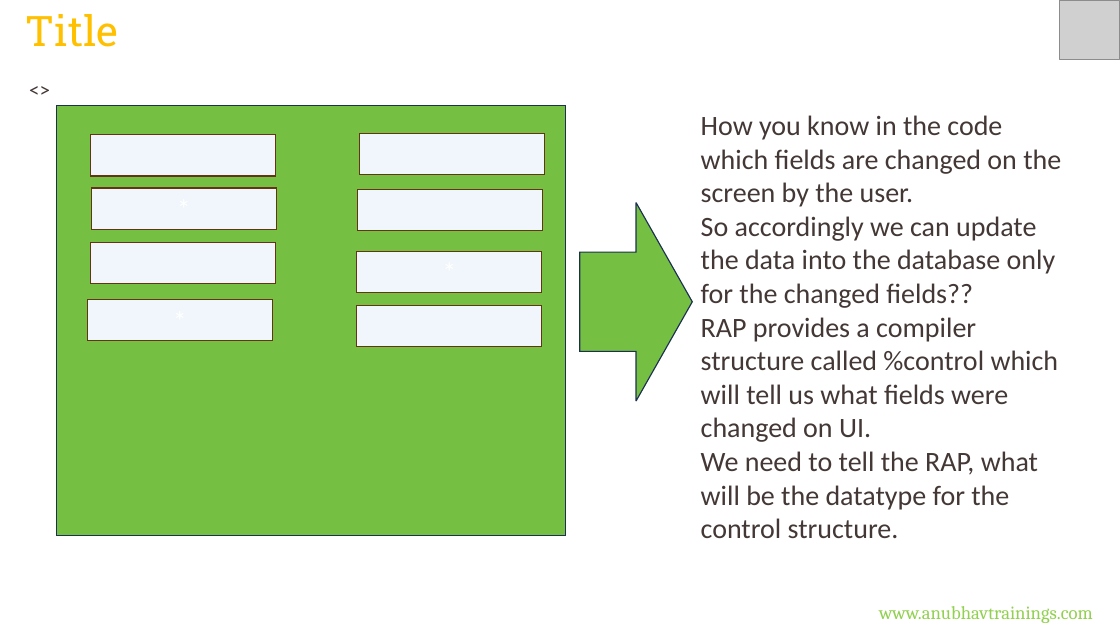
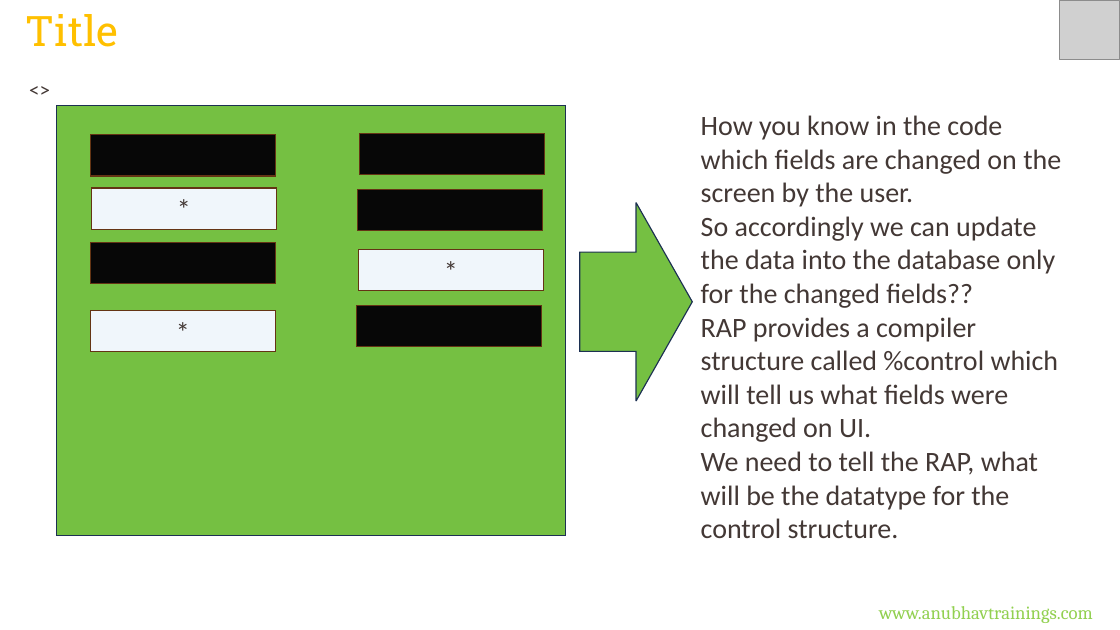
Before and after one commit to soyuztechnologies/AOC_Corporate_Training, a slide deck: slide 11 of Day 9/DAY-9.pptx (slide 10 before the commit). Drawn at 1120x630 pixels with LibreOffice and Linux fonts; fonts in the diff are those of the drawing; grey boxes stand for pictures. Boxes give left, top, right and bottom in pixels: in the first picture for what was removed or moved away, otherwise in the second. Text is boxed around its words. In the diff, an @@ line names an element or a change of style, - is before the commit and + after.

```diff
--- a/Day 9/DAY-9.pptx
+++ b/Day 9/DAY-9.pptx
@@ fill #F0F6FB to #070707 in 5 elements at box(360, 134, 544, 175), box(357, 189, 542, 230), box(356, 306, 541, 347), box(90, 135, 275, 176), box(90, 243, 275, 284) @@
@@ text colour #FFFFFF to #433835 in 3 elements at box(91, 188, 276, 229), box(358, 250, 543, 291), box(90, 311, 275, 352) @@
@@ rectangle "*": place and size @@
-rectangle "*" at box(87, 300, 272, 341)
+rectangle "*" at box(90, 311, 275, 352)
```
Also in this commit, not shown: 1 other slide changed, 1 slide added, 2 other files.
